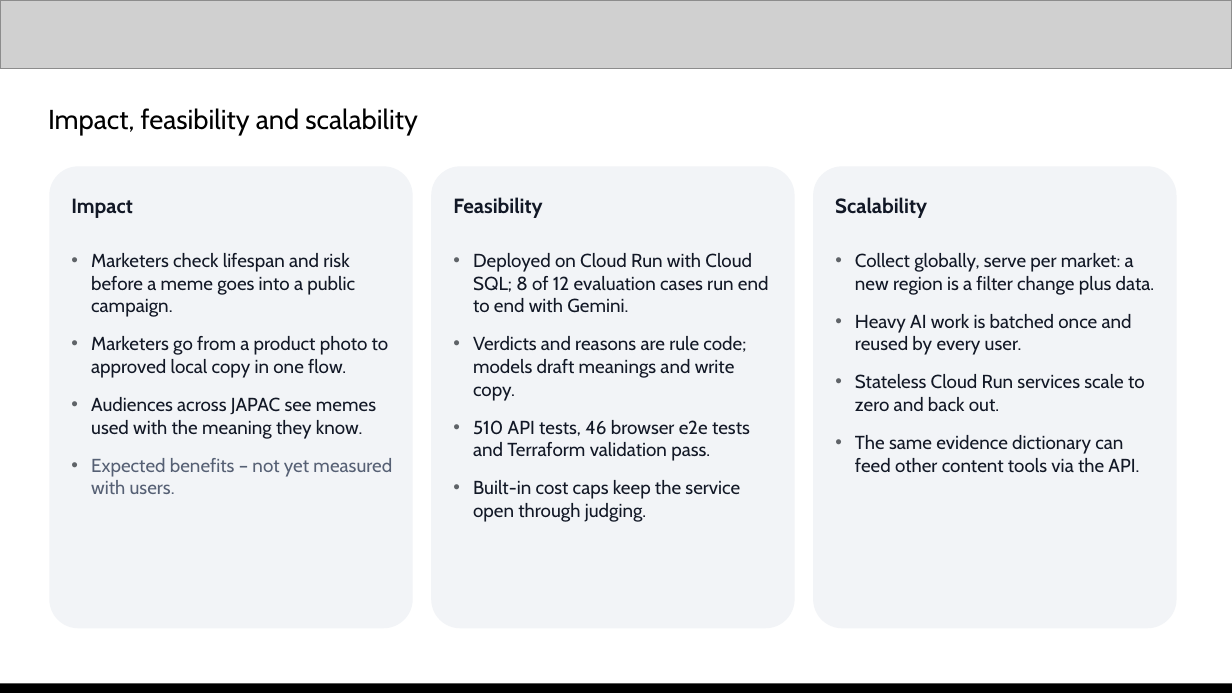
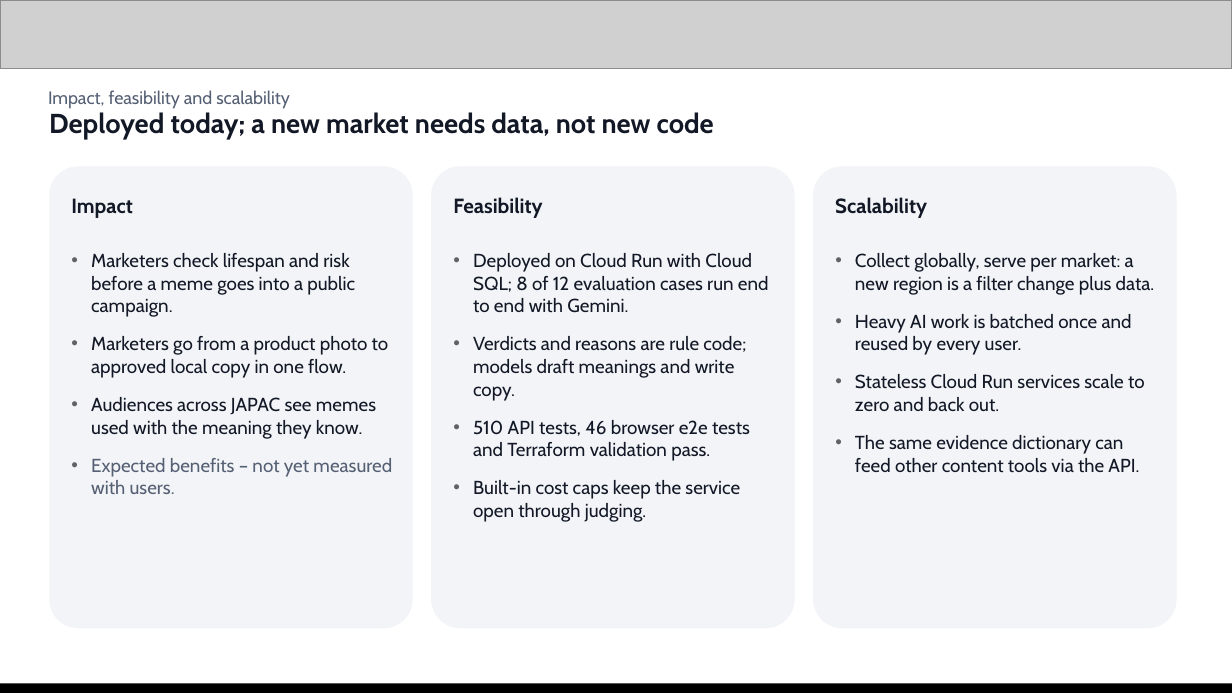
Before and after one commit to Sihyeon-Ji/trend-interpreter, a slide deck: slide 14 of docs/대회/제출/AI-Builder-Cup-제출-초안.pptx (slide 13 before the commit). Drawn at 1232x693 pixels with LibreOffice and Linux fonts; fonts in the diff are those of the drawing; grey boxes stand for pictures. Boxes give left, top, right and bottom in pixels: in the first picture for what was removed or moved away, otherwise in the second. Text is boxed around its words. In the diff, an @@ line names an element or a change of style, - is before the commit and + after.

```diff
--- a/docs/대회/제출/AI-Builder-Cup-제출-초안.pptx
+++ b/docs/대회/제출/AI-Builder-Cup-제출-초안.pptx
@@ text "Impact, feasibility and scalability": place and size @@
-text "Impact, feasibility and scalability" at (48,108,418,135)
+text "Impact, feasibility and scalability" at (48,90,290,109)
@@ text "Impact, feasibility and scalability" at (48,90,290,109): size 16 to 10.5 pt, text colour none to #566074 @@
@@ text added at (49,112,714,139), 16 pt, text #121826, bold @@
+Deployed today; a new market needs data, not new code
```
Also in this commit, not shown: 10 other slides changed, 3 slides added, 13 other files.
